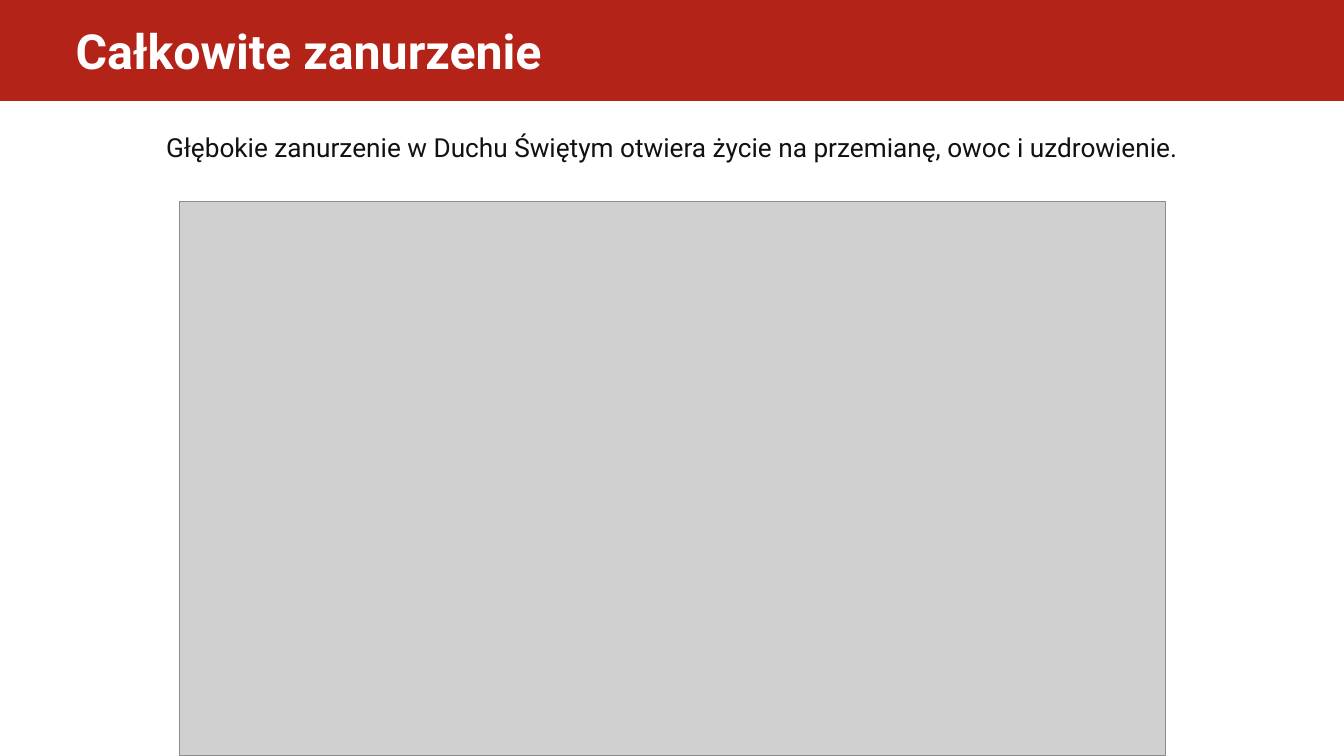
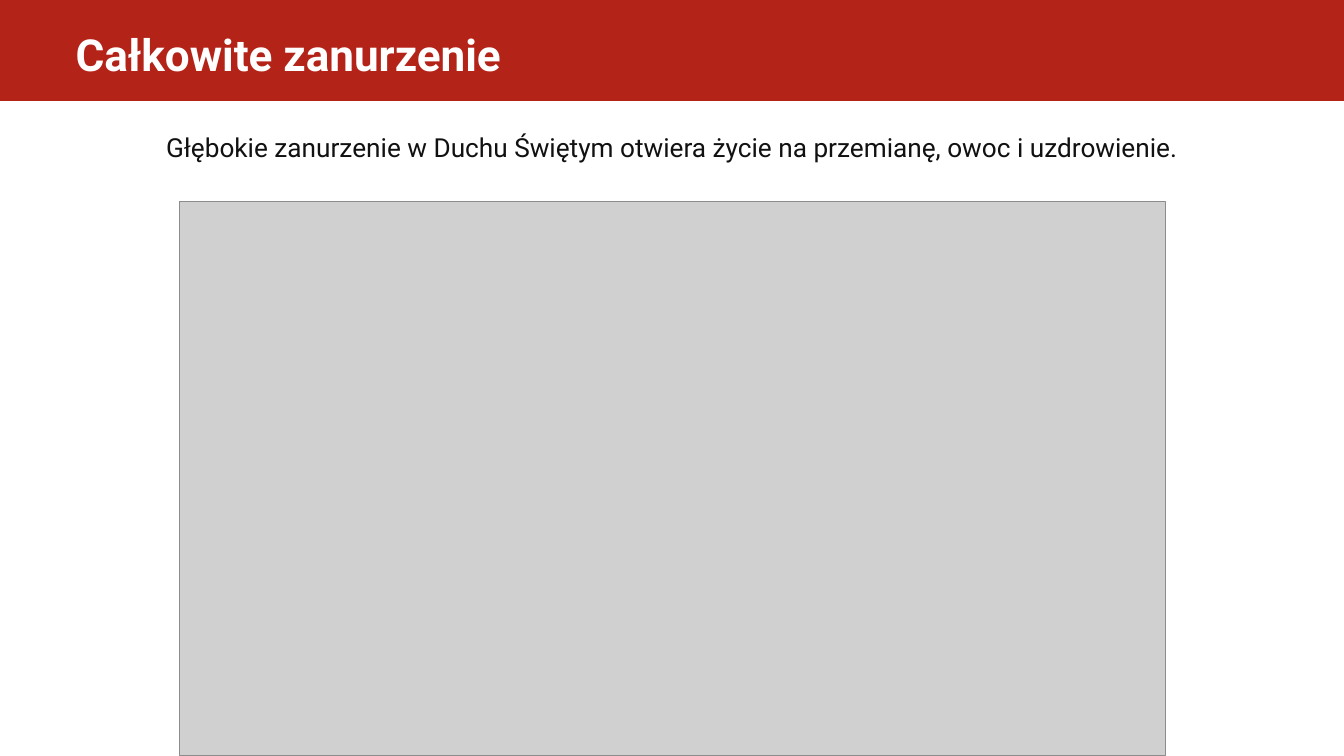
Before and after one commit to folkien/teachings, a slide deck: slide 5 of issue_kurs_kamch_lubecko/3.piecdziesiatnica/dyrektorium_2017_piecdziesiatnica_prezentacja.pptx (slide 6 before the commit). Drawn at 1344x756 pixels with LibreOffice and Linux fonts; fonts in the diff are those of the drawing; grey boxes stand for pictures. Boxes give left, top, right and bottom in pixels: in the first picture for what was removed or moved away, otherwise in the second. Text is boxed around its words. In the diff, an @@ line names an element or a change of style, - is before the commit and + after.

```diff
--- a/issue_kurs_kamch_lubecko/3.piecdziesiatnica/dyrektorium_2017_piecdziesiatnica_prezentacja.pptx
+++ b/issue_kurs_kamch_lubecko/3.piecdziesiatnica/dyrektorium_2017_piecdziesiatnica_prezentacja.pptx
@@ text "Całkowite zanurzenie" at bbox=[76, 38, 500, 72]: size 34.5 to 31.5 pt @@
```
Also in this commit, not shown: 4 other slides changed, 1 slide removed, 11 other files.
